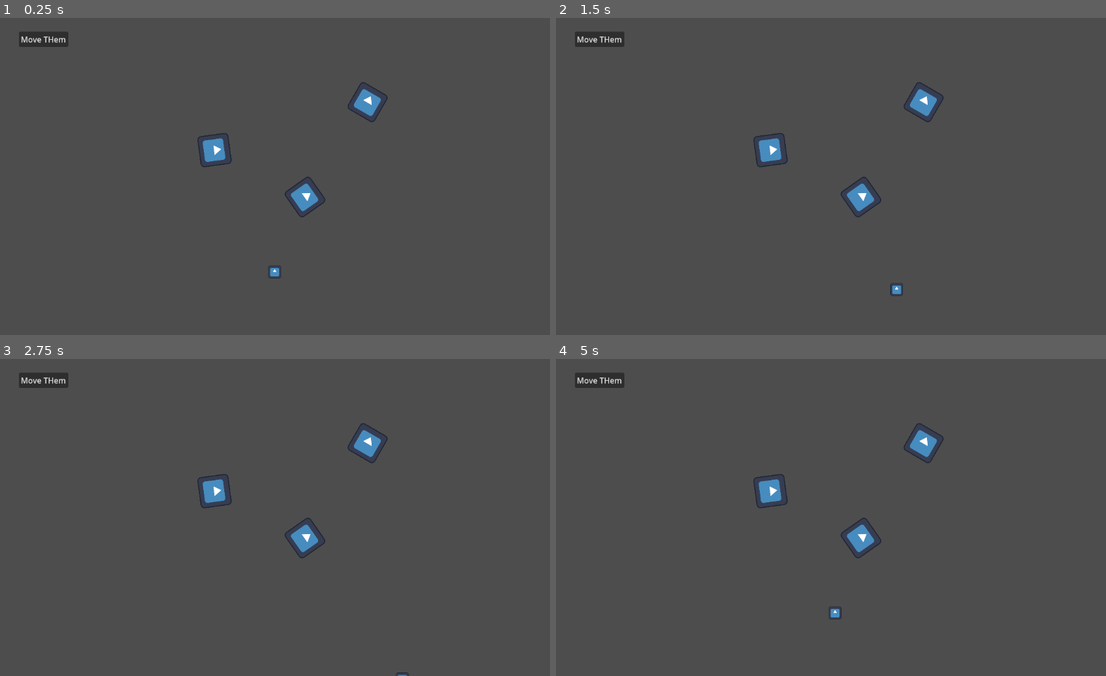
Above: before the commit, frames 1-4 (two rows, left to right).
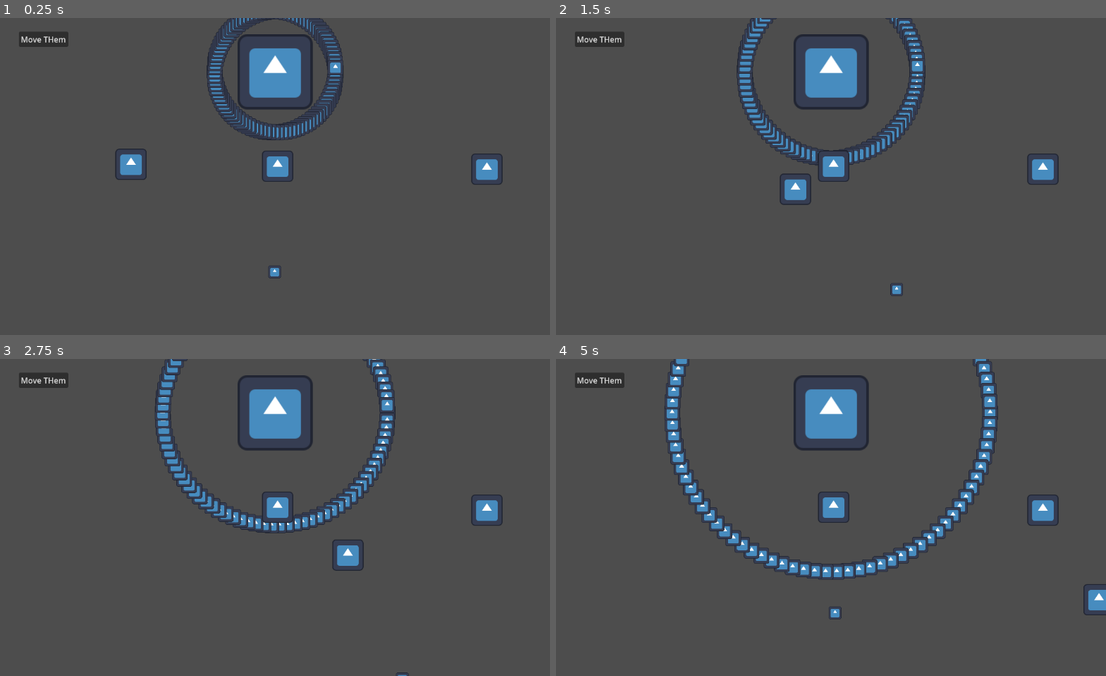
Above: after the commit, the same moments.

Repository: nullPinka/bulletjam6unstable
Game: Godot game, scene res://scenes/main/main.tscn
The game is run twice, just before and just after one commit, with the same random seed, the same clock (stepped at 60 frames per second) and the same inputs. The engine's default icon, where the game draws it, is replaced by a stand-in: a white triangle on a blue panel in a dark square.
Inputs:
- Up to frame 1 (0.25 s): no input
- Up to frame 2 (1.5 s): hold D 0.53-1.28 s; hold S from 1.28 s (still down)
- Up to frame 3 (2.75 s): release S at 2.03 s; hold D from 2.03 s (still down)
- Up to frame 4 (5 s): release D at 2.78 s; hold W 2.78-3.53 s; hold A from 3.53 s (still down)

The runs differ from the first frame. In frame 1, 5.9% of the frame differs, in the area x 20-92%, y 0-63%; in frame 2, 6.0%; in frame 3, 6.6%; in frame 4, 7.8%, in the area x 19-100%, y 0-81%.
Error before the commit: Invalid type in function 'add_child' in base 'Node'. The Object-derived class of argument 1 (PackedScene) is not a subclass of the expected argument class. (re…

Commit message:
created boss, ironed out movement issues

Diff:
--- a/project.godot
+++ b/project.godot
@@ -12,7 +12,7 @@
 
 config/name="bulletjam6unstable"
 run/main_scene="uid://4bkx8lxkjdx1"
-config/features=PackedStringArray("4.4", "Forward Plus")
+config/features=PackedStringArray("4.4", "C#", "Forward Plus")
 config/icon="res://icon.svg"
 
 [dotnet]
--- /dev/null
+++ b/scenes/boss/boss.gd
@@ -0,0 +1,13 @@
+extends Node2D
+
+var r = 6
+var spawncirc = PI * r * r
+
+func _ready():
+	var newbull = load("res://scenes/bullets/linearbullet.tscn")
+	for i in range(0, 359, 4):
+		var tempbull = newbull.instantiate()
+		tempbull.scale = Vector2(0.5,0.5)
+		tempbull.position = spawncirc * Vector2.from_angle(i * (PI / 180))
+		tempbull.anglefromboss = Vector2.from_angle(i * (PI / 180))
+		add_child(tempbull)
--- /dev/null
+++ b/scenes/boss/boss.tscn
@@ -0,0 +1,13 @@
+[gd_scene load_steps=3 format=3 uid="uid://2fmwqmoq0r7l"]
+
+[ext_resource type="Script" uid="uid://bvg5jvxc7e28b" path="res://scenes/boss/boss.gd" id="1_8ftqf"]
+[ext_resource type="Texture2D" uid="uid://d0tkv4uyclsph" path="res://icon.svg" id="1_dgf3a"]
+
+[node name="boss" type="Node2D"]
+script = ExtResource("1_8ftqf")
+
+[node name="Icon" type="Sprite2D" parent="."]
+scale = Vector2(1.2, 1.2)
+texture = ExtResource("1_dgf3a")
+
+[node name="bulletspawner" type="Node2D" parent="."]
--- a/scenes/bullets/bullet.gd
+++ b/scenes/bullets/bullet.gd
@@ -6,8 +6,5 @@
 func _ready():
 	$VisibleOnScreenNotifier2D.screen_exited.connect(func(): queue_free())
 
-func linearmov(p0, p1, t):
-	return p0.lerp(p1, t)
-
 func _physics_process(delta):
 	lifetime += delta
--- a/scenes/bullets/cubicbullet.gd
+++ b/scenes/bullets/cubicbullet.gd
@@ -1,6 +1,6 @@
 extends "bullet.gd"
 
-func _ready():
+func _enter_tree():
 	parameters = [position, position + Vector2(100, 20), position + Vector2(1000, 200), position + Vector2(10,5), 0.001]
 
 func movefunc(p0, p1, p2, p3, t):
@@ -14,4 +14,4 @@
 	return r0.lerp(r1, t)
 
 func _physics_process(delta: float) -> void:
-	movefunc.call(parameters)
+	position = movefunc.callv([position, position + Vector2(100, 20), position + Vector2(50, 300), position + Vector2(500,10), 0.01])
--- /dev/null
+++ b/scenes/bullets/cubicbullet.tscn
@@ -0,0 +1,23 @@
+[gd_scene load_steps=4 format=3 uid="uid://c75b3qp5081s4"]
+
+[ext_resource type="Script" uid="uid://b0lcdwflw2lur" path="res://scenes/bullets/cubicbullet.gd" id="1_es88q"]
+[ext_resource type="Texture2D" uid="uid://d0tkv4uyclsph" path="res://icon.svg" id="2_g0ktn"]
+
+[sub_resource type="CircleShape2D" id="CircleShape2D_5f1na"]
+radius = 32.1403
+
+[node name="bullet" type="Node2D"]
+script = ExtResource("1_es88q")
+
+[node name="Icon" type="Sprite2D" parent="."]
+scale = Vector2(0.5, 0.5)
+texture = ExtResource("2_g0ktn")
+
+[node name="Area2D" type="Area2D" parent="."]
+
+[node name="CollisionShape2D" type="CollisionShape2D" parent="Area2D"]
+shape = SubResource("CircleShape2D_5f1na")
+
+[node name="VisibleOnScreenNotifier2D" type="VisibleOnScreenNotifier2D" parent="."]
+position = Vector2(1.90735e-06, 1.90735e-06)
+scale = Vector2(3.2, 3.2)
--- a/scenes/bullets/linearbullet.gd
+++ b/scenes/bullets/linearbullet.gd
@@ -1,10 +1,15 @@
 extends "bullet.gd"
 
-func _ready():
-	parameters = []
+var movefunc = func(p0, p1, t) : return p0.lerp(p1, t)
+var endp = Vector2.ZERO
+var anglefromboss = Vector2.ZERO
 
-func movefunc():
+func rng_fade():
+	randomize()
+	var time = randf()
+	var period = randi() + randf()
 	return;
 
 func _physics_process(delta: float) -> void:
-	movefunc.call(parameters)
+	super._physics_process(delta)
+	position += Vector2(1,1).normalized() * anglefromboss
--- /dev/null
+++ b/scenes/bullets/linearbullet.tscn
@@ -0,0 +1,23 @@
+[gd_scene load_steps=4 format=3 uid="uid://b1e5cjqfriou3"]
+
+[ext_resource type="Script" uid="uid://bqfvcl5kpfmf8" path="res://scenes/bullets/linearbullet.gd" id="1_hkx5r"]
+[ext_resource type="Texture2D" uid="uid://d0tkv4uyclsph" path="res://icon.svg" id="2_giinc"]
+
+[sub_resource type="CircleShape2D" id="CircleShape2D_5f1na"]
+radius = 32.1403
+
+[node name="bullet" type="Node2D"]
+script = ExtResource("1_hkx5r")
+
+[node name="Icon" type="Sprite2D" parent="."]
+scale = Vector2(0.5, 0.5)
+texture = ExtResource("2_giinc")
+
+[node name="Area2D" type="Area2D" parent="."]
+
+[node name="CollisionShape2D" type="CollisionShape2D" parent="Area2D"]
+shape = SubResource("CircleShape2D_5f1na")
+
+[node name="VisibleOnScreenNotifier2D" type="VisibleOnScreenNotifier2D" parent="."]
+position = Vector2(1.90735e-06, 1.90735e-06)
+scale = Vector2(3.2, 3.2)
--- a/scenes/bullets/quadraticbullet.gd
+++ b/scenes/bullets/quadraticbullet.gd
@@ -8,4 +8,4 @@
 
 
 func _physics_process(delta: float) -> void:
-	movefunc.call(parameters)
+	movefunc.callv(parameters)
--- /dev/null
+++ b/scenes/bullets/quadraticbullet.tscn
@@ -0,0 +1,23 @@
+[gd_scene load_steps=4 format=3 uid="uid://cl5a8vqv5bjn8"]
+
+[ext_resource type="Script" uid="uid://dp4upfi05lvtd" path="res://scenes/bullets/quadraticbullet.gd" id="1_m2lxn"]
+[ext_resource type="Texture2D" uid="uid://d0tkv4uyclsph" path="res://icon.svg" id="2_1j2po"]
+
+[sub_resource type="CircleShape2D" id="CircleShape2D_5f1na"]
+radius = 32.1403
+
+[node name="bullet" type="Node2D"]
+script = ExtResource("1_m2lxn")
+
+[node name="Icon" type="Sprite2D" parent="."]
+scale = Vector2(0.5, 0.5)
+texture = ExtResource("2_1j2po")
+
+[node name="Area2D" type="Area2D" parent="."]
+
+[node name="CollisionShape2D" type="CollisionShape2D" parent="Area2D"]
+shape = SubResource("CircleShape2D_5f1na")
+
+[node name="VisibleOnScreenNotifier2D" type="VisibleOnScreenNotifier2D" parent="."]
+position = Vector2(1.90735e-06, 1.90735e-06)
+scale = Vector2(3.2, 3.2)
--- a/scenes/main/main.gd
+++ b/scenes/main/main.gd
@@ -1,10 +1,9 @@
 extends Node2D
 
-func _ready():
-	$bullets/bullet.set_script("res://scenes/bullets/cubicbullet.gd")
-	$bullets/bullet2.set_script("res://scenes/bullets/quadraticbullet.gd")
-	$bullets/bullet3.set_script("res://scenes/bullets/linearbullet.gd")
+var lifetime = 0
 
-	var newbull = load("res://scenes/bullets/bullet.tscn")
-	newbull.set_script("res://scenes/bullets/cubicbullet.gd")
-	$bullets.add_child(newbull)
+func _physics_process(delta: float) -> void:
+	lifetime += delta
+	if lifetime > 1.0 and $bullets.get_node_or_null("bullet2") != null:
+		$bullets/bullet2.parameters = [Vector2(400, 400), Vector2(50, 200), 0.0001]
+	return;
--- a/scenes/main/main.tscn
+++ b/scenes/main/main.tscn
@@ -1,8 +1,11 @@
-[gd_scene load_steps=4 format=3 uid="uid://4bkx8lxkjdx1"]
+[gd_scene load_steps=7 format=3 uid="uid://4bkx8lxkjdx1"]
 
-[ext_resource type="PackedScene" uid="uid://d868x6bekvyk" path="res://scenes/bullets/bullet.tscn" id="1_hyk8p"]
 [ext_resource type="Script" uid="uid://4jd8m525i5cv" path="res://scenes/main/main.gd" id="1_k2fmo"]
 [ext_resource type="PackedScene" uid="uid://dh420yjceg1mi" path="res://scenes/player/player.tscn" id="2_iuonh"]
+[ext_resource type="PackedScene" uid="uid://c75b3qp5081s4" path="res://scenes/bullets/cubicbullet.tscn" id="3_6q06x"]
+[ext_resource type="PackedScene" uid="uid://b1e5cjqfriou3" path="res://scenes/bullets/linearbullet.tscn" id="4_ow5a4"]
+[ext_resource type="PackedScene" uid="uid://cl5a8vqv5bjn8" path="res://scenes/bullets/quadraticbullet.tscn" id="5_hujxm"]
+[ext_resource type="PackedScene" uid="uid://2fmwqmoq0r7l" path="res://scenes/boss/boss.tscn" id="6_ow5a4"]
 
 [node name="main" type="Node2D"]
 script = ExtResource("1_k2fmo")
@@ -20,16 +23,16 @@
 
 [node name="bullets" type="Node" parent="."]
 
-[node name="bullet" parent="bullets" instance=ExtResource("1_hyk8p")]
-position = Vector2(651, 366)
-rotation = 0.958186
+[node name="bullet" parent="bullets" instance=ExtResource("3_6q06x")]
+position = Vector2(251, 289)
 
-[node name="bullet2" parent="bullets" instance=ExtResource("1_hyk8p")]
-position = Vector2(466, 270)
-rotation = 1.43641
+[node name="bullet2" parent="bullets" instance=ExtResource("4_ow5a4")]
+position = Vector2(595, 303)
 
-[node name="bullet3" parent="bullets" instance=ExtResource("1_hyk8p")]
-position = Vector2(779, 172)
-rotation = 0.523599
+[node name="bullet3" parent="bullets" instance=ExtResource("5_hujxm")]
+position = Vector2(1023, 309)
+
+[node name="boss" parent="." instance=ExtResource("6_ow5a4")]
+position = Vector2(590, 110)
 
 [connection signal="pressed" from="Button" to="." method="test"]
Not shown, added: scenes/boss/boss.gd.uid
